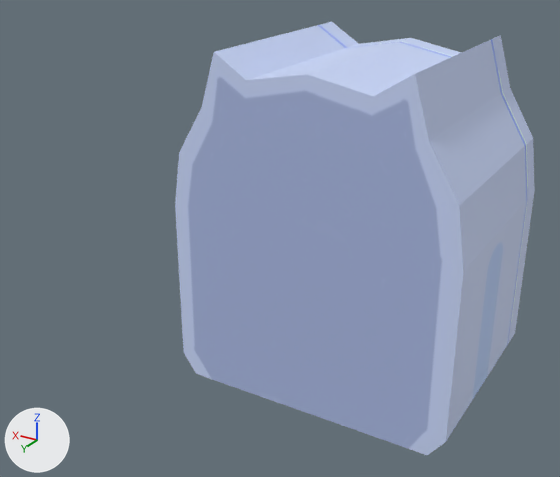
The FBX model Assets/Assets/3D/Machine/GravityController.fbx as it was, and as the next commit left it.
Both versions are drawn from a 50 mm lens placed at (-1.061, 2.183, 1.574), pointed at (0.167, 0.135, 0.551). Lighting does not change. The marker at lower left points along +X, +Y and +Z. Where no turn or scale is listed for an object, it has been applied to the vertices.

Objects in the first picture: 'GravityController_body'.
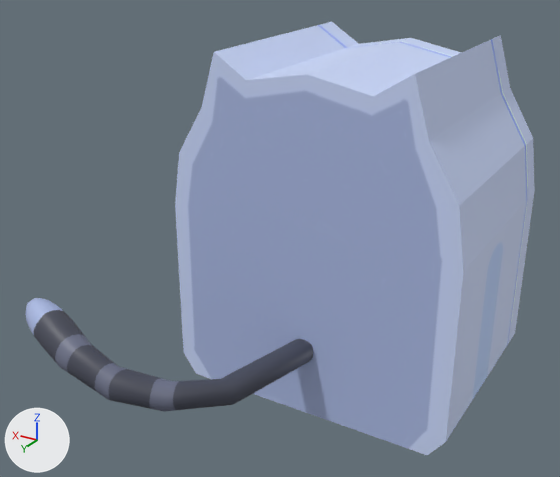
Changed parts and their boxes [x1, y1, x2, y2] in the pictures (560 x 477 px):
'GravityController_CatTails', added: after [25, 298, 313, 412]

Patch to the scene script:
```diff
--- a/Assets/Assets/3D/Machine/GravityController.fbx.py
+++ b/Assets/Assets/3D/Machine/GravityController.fbx.py
@@ img_gravitycontroller_cattails_uv_png @@
+img_gravitycontroller_cattails_uv_png = load_image('GravityController_CatTails_UV.png', '../Textures/GravityController_CatTails_UV.png', 1024, 1024, 'sRGB')
@@ mat_material_002 @@
+mat_material_002 = principled_material('Material.002')
+mat_material_002.texture = img_gravitycontroller_cattails_uv_png
@@ me_cube_004 @@
+me_cube_004.from_pydata(...)  # 185 vertices, 176 faces; spans x -0.039..0.722, y 0.247..0.839, z 0.198..0.457
+me_cube_004.materials.append(mat_material_002)  # picture img_gravitycontroller_cattails_uv_png
@@ ob_gravitycontroller_cattails @@
+ob_gravitycontroller_cattails = bpy.data.objects.new('GravityController_CatTails', me_cube_004)
+ob_gravitycontroller_cattails.location = (0.0, 0.0, 0.0)
```
